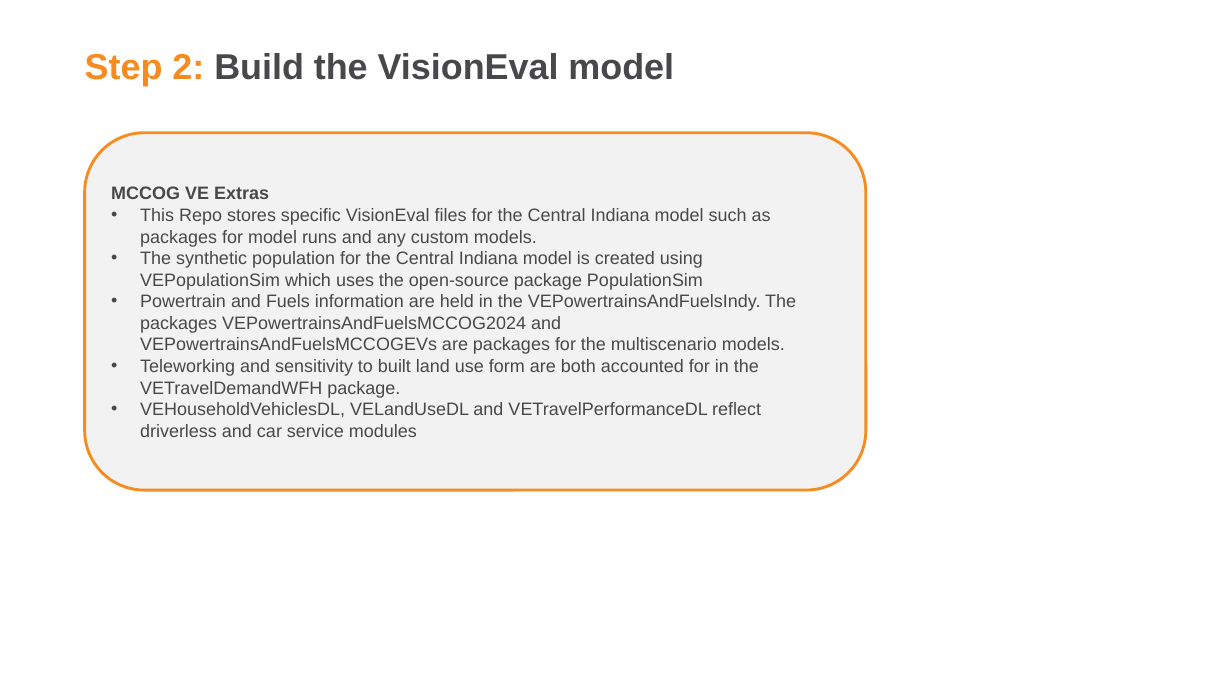
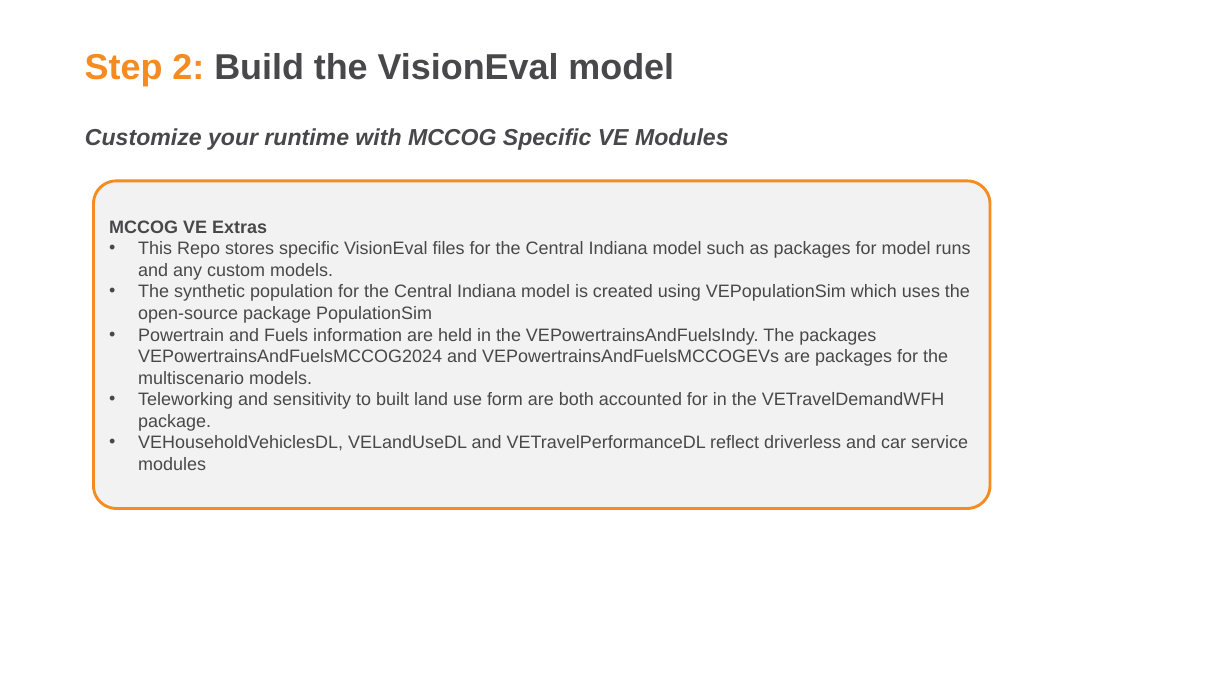
Before and after one commit to RSGInc/VE_Extras_MCCOG, a slide deck: slide 4 of MCCOG VE Extras Installation Guide.pptx. Drawn at 1232x693 pixels with LibreOffice and Linux fonts; fonts in the diff are those of the drawing; background and template pictures are left out. Boxes give left, top, right and bottom in pixels: in the first picture for what was removed or moved away, otherwise in the second. Text is boxed around its words. In the diff, an @@ line names an element or a change of style, - is before the commit and + after.

```diff
--- a/MCCOG VE Extras Installation Guide.pptx
+++ b/MCCOG VE Extras Installation Guide.pptx
@@ text added at (85,128,729,150), 18 pt, text #48484A, bold, italic @@
+Customize your runtime with MCCOG Specific VE Modules
@@ rounded rectangle "MCCOG VE Extras": place and size @@
-rounded rectangle "MCCOG VE Extras" at (85,133,866,491)
+rounded rectangle "MCCOG VE Extras" at (93,181,990,508)
@@ rounded rectangle "MCCOG VE Extras" at (93,181,990,508): proportions changed @@
```
Also in this commit, not shown: 2 other slides changed.
